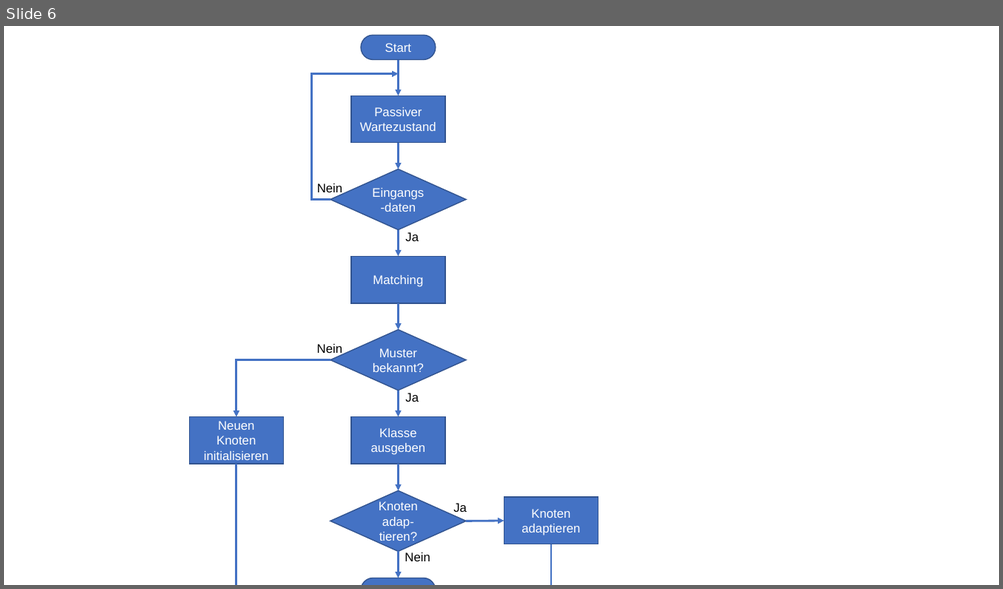
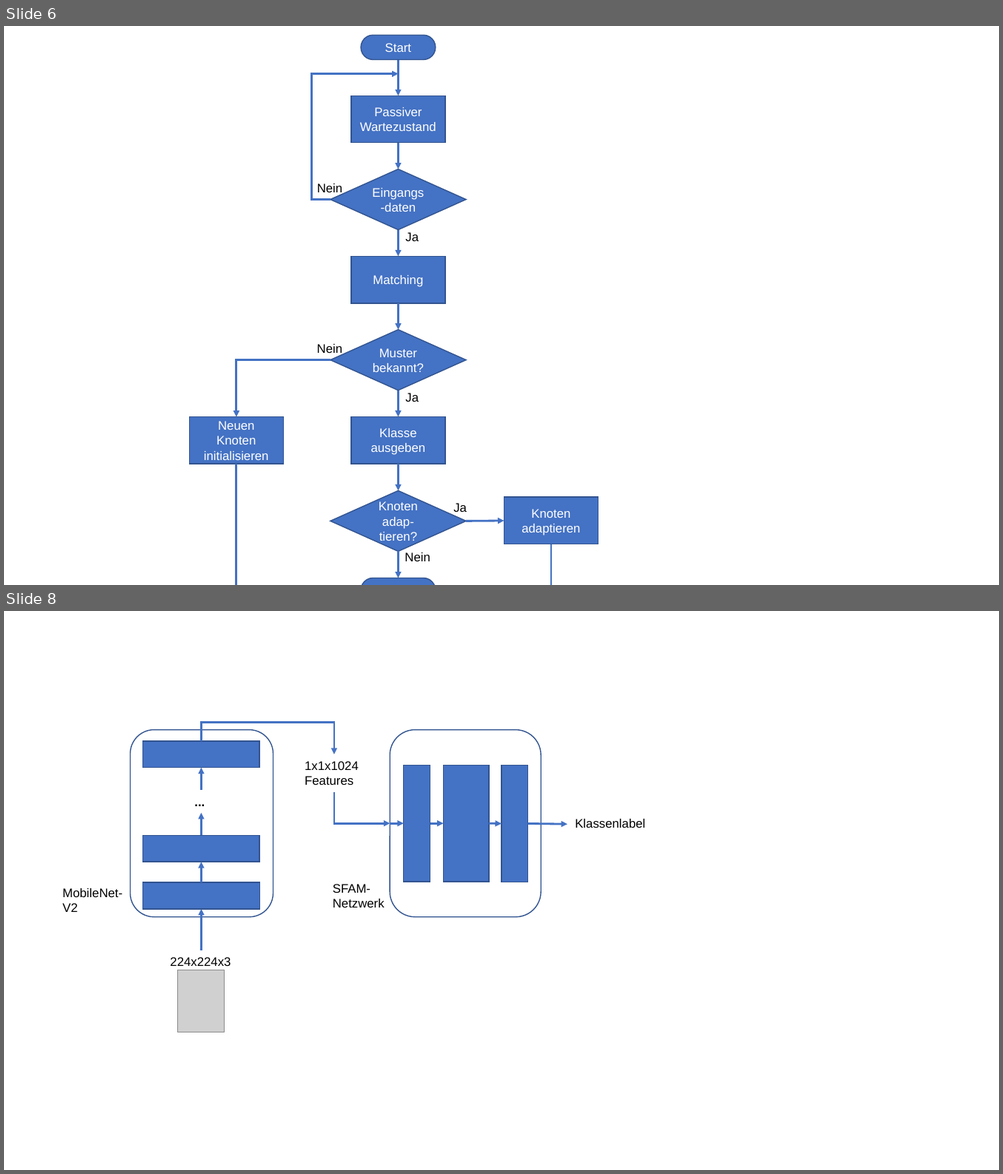
Before and after one commit to simonbuerste/Masterarbeit, a slide deck: Dokumentation/Graphiken.pptx. Shown one above the other, each under a label of ours: slide 6 before the commit, slides 6 and 8 after it; the slides between them are not shown. The pictures are 1003x589 and 1003x1174 pixels, drawn with LibreOffice and Linux fonts; fonts in the diff are those of the drawing; grey boxes stand for pictures. Boxes give left, top, right and bottom in pixels: in the first picture for what was removed or moved away, otherwise in the second. Text is boxed around its words. In the diff, an @@ line names an element or a change of style, - is before the commit and + after.

```diff
--- a/Dokumentation/Graphiken.pptx
+++ b/Dokumentation/Graphiken.pptx
@@ slide 8 added at bbox=[4, 611, 999, 1170], background #FFFFFF @@
@@ rounded rectangle added at bbox=[130, 729, 273, 917], outline #325491 1 pt @@
@@ rectangle added at bbox=[143, 741, 259, 768], fill #4472C4, outline #325491 1 pt @@
@@ elbow arrow added from (201, 741) to (334, 755), #4472C4 2 pt @@
@@ rounded rectangle added at bbox=[390, 729, 540, 917], outline #325491 1 pt @@
@@ text added at bbox=[297, 755, 371, 792], 12 pt, text #000000 @@
+1x1x1024Features
@@ rectangle added at bbox=[404, 765, 430, 881], fill #4472C4, outline #325491 1 pt @@
@@ rectangle added at bbox=[443, 765, 489, 881], fill #4472C4, outline #325491 1 pt @@
@@ rectangle added at bbox=[501, 765, 527, 881], fill #4472C4, outline #325491 1 pt @@
@@ arrow added from (201, 790) to (201, 768), #4472C4 2 pt @@
@@ text added at bbox=[188, 790, 215, 812], 12 pt, text #000000, bold @@
+...
@@ elbow arrow added from (334, 792) to (390, 823), #4472C4 2 pt @@
@@ arrow added from (201, 835) to (201, 813), #4472C4 2 pt @@
@@ arrow added from (390, 823) to (404, 823), #4472C4 2 pt @@
@@ arrow added from (430, 823) to (444, 823), #4472C4 2 pt @@
@@ arrow added from (489, 823) to (502, 823), #4472C4 2 pt @@
@@ arrow added from (528, 823) to (567, 824), #4472C4 2 pt @@
@@ text added at bbox=[575, 819, 645, 828], 12 pt, text #000000 @@
+Klassenlabel
@@ rectangle added at bbox=[143, 835, 259, 862], fill #4472C4, outline #325491 1 pt @@
@@ arrow added from (201, 883) to (201, 863), #4472C4 2 pt @@
@@ text added at bbox=[62, 889, 122, 912], 12 pt, text #000000 @@
+MobileNet-V2
@@ rectangle added at bbox=[143, 883, 259, 908], fill #4472C4, outline #325491 1 pt @@
@@ text added at bbox=[333, 884, 384, 908], 12 pt, text #000000 @@
+SFAM-Netzwerk
@@ arrow added from (201, 951) to (201, 909), #4472C4 2 pt @@
@@ text added at bbox=[170, 957, 230, 966], 12 pt, text #000000 @@
+224x224x3
@@ picture added at bbox=[178, 970, 225, 1032] @@
```
Also in this commit, not shown: 1 slide changed.
